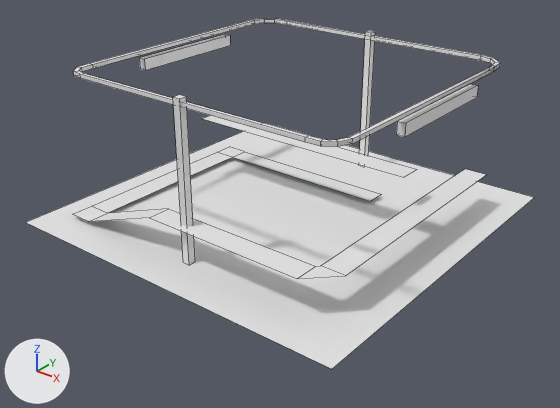
One commit to the FBX model Assets/3D/highway.fbx: the scene before it, then after it.
One viewpoint serves both versions: a camera (50 mm lens) standing at (2.37, -3.04, 1.9) and looking at (0.05, -0.13, 0.1). The lights are fixed; the arrows at lower left show +X, +Y and +Z. Mesh edges are drawn as thin lines.

Objects in the first picture: 'highway'.
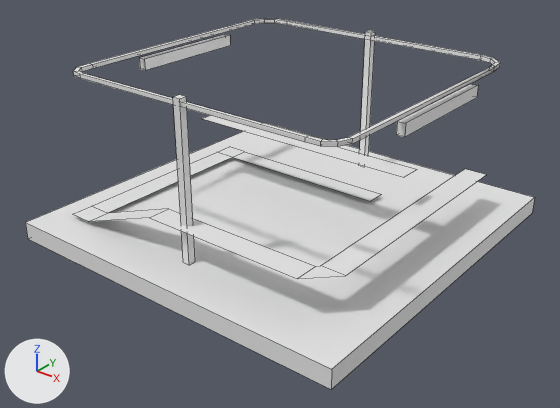
Location of each change, [x1, y1, x2, y2] in pixels of the pictures (560 x 408 px):
'highway', reshaped
    before: [25, 18, 535, 369]
    after: [25, 18, 535, 389]
part 1 of me_plane_012, added
    after: [25, 198, 535, 389]

The edits, one by one:
me_plane_012 has 122 vertices, 99 faces and spans x -1.0..1.0, y -1.0..1.0, z -0.01..0.83.
me_plane_012 is used by ob_highway; location (0.0, 0.0, 0.0).
Verts and faces of me_plane_012; kept vertices keep their numbers, new ones are numbered from 122.
Before the commit, vertices of me_plane_012: 0 (-1.0, -1.0, 0.0) at pixel (25, 222), 1 (1.0, -1.0, 0.0) at pixel (331, 369), 2 (-1.0, 1.0, 0.0) at pixel (264, 122), 3 (1.0, 1.0, 0.0) at pixel (534, 197).
Part 1, on me_plane_012:
New vertices 122 to 125 stand at vertices 0 to 3, in that order, plus (0.0, 0.0, -0.1).
New faces: (122, 124, 125, 123), (1, 123, 125, 3), (0, 2, 124, 122), (2, 3, 125, 124), (0, 122, 123, 1).
